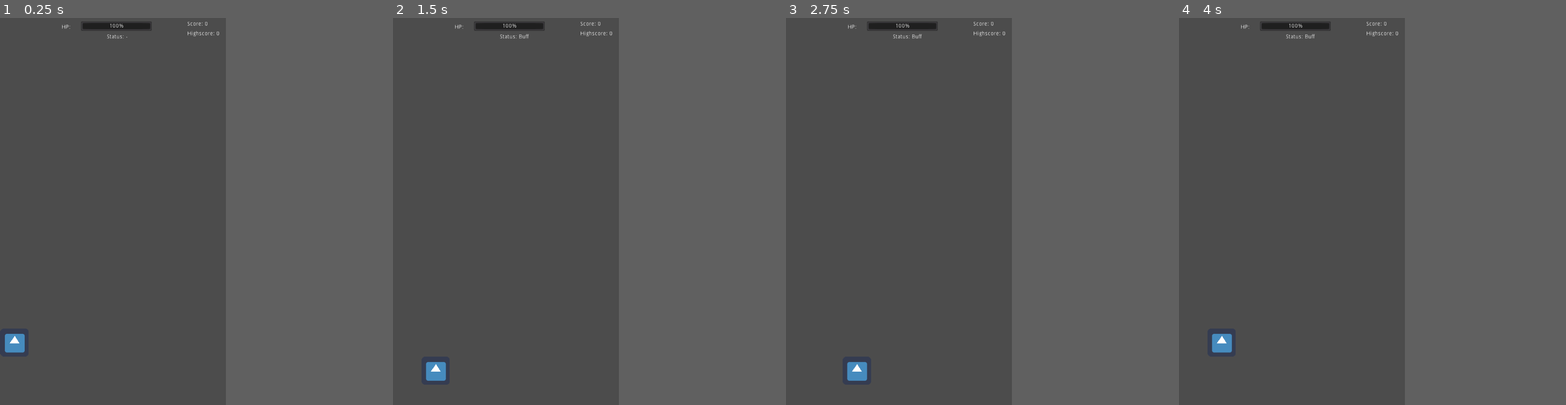
Above: before the commit, frames 1-4 (left to right).
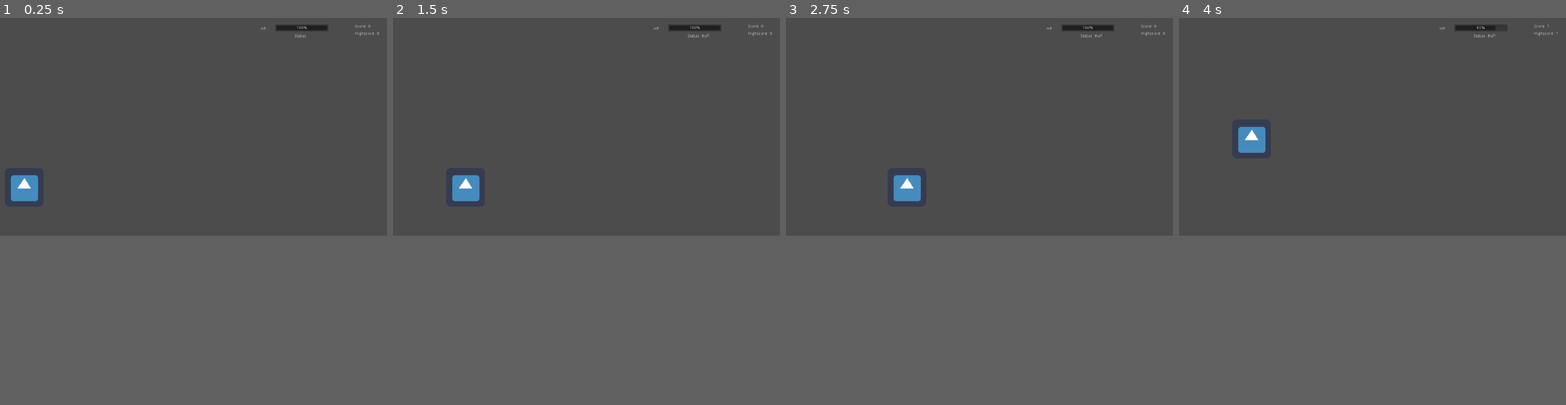
Above: after the commit, the same moments.

Repository: elonsquidion/Fall-into-the-Red-Herring
Game: Godot game, scene res://Scenes/main.tscn
Two runs of this game, one before a commit and one after it. Both use one fixed random seed, a clock stepped at 60 frames per second and the inputs below. The engine's default icon, where the game draws it, is replaced by a stand-in: a white triangle on a blue panel in a dark square.
Inputs:
- Up to frame 1 (0.25 s): no input
- Up to frame 2 (1.5 s): tap Enter at 0.5 s; hold D (right) 0.53-1.28 s; tap Space (activate_buff) at 0.6, 1.25, 1.35 s; hold S (down) from 1.28 s (still down)
- Up to frame 3 (2.75 s): tap Enter at 2 s; release S (down) at 2.03 s; hold D (right) from 2.03 s (still down); tap Space (activate_buff) at 2.1 s
- Up to frame 4 (4 s): tap Space (activate_buff) at 2.75, 2.85, 3.6 s; release D (right) at 2.78 s; hold W (up) 2.78-3.53 s; tap Enter at 3.5 s; hold A (left) from 3.53 s (still down)
The window is 467x800 before the commit and 800x450 after it. Grey fills any space a smaller window leaves; there, only what the larger window draws over its background counts as a difference.

The runs differ from the first frame. In frame 1, 1.4% of the frame differs, in the area x 1-98%, y 1-87%; in frame 2, 1.4%, in the area x 8-98%, y 1-94%; in frame 3, 1.4%; in frame 4, 1.4%.

Commit message:
window size and cleansing
sumpah window sizenya aneh anjir, bodo amat lah ya ngikutin kata axel aja

Diff:
--- a/root/Assets/Script/Player.gd
+++ b/root/Assets/Script/Player.gd
@@ -12,33 +12,32 @@
 func _ready():
 #	reset_highscore()
 	load_score()
-	print(highscore)
 	var score_bar = get_parent().get_node("Highscore")
 	score_bar.text = "Highscore: " + str(highscore)
 
 func _process(_delta):
 	highscore = max(highscore, score)
-#	print(highscore)
+
+func _physics_process(_delta):
+	mechanics()
+
+	if Input.is_action_just_pressed("activate_buff"):
+		buff()
+
+	movement = move_and_slide(movement)
 
 func load_score():
 	var f = File.new()
 	if f.file_exists(highscore_file):
 		f.open(highscore_file, File.READ)
 		var content = f.get_as_text()
-		print(content)
 		highscore = int(content)
 		f.close()
 
 func save_score(new):
 	var f = File.new()
 	f.open(highscore_file, File.WRITE)
-	print("oii jancokkk")
-	print(str(highscore))
 	f.store_string(str(new))
-	f.close()
-	f.open(highscore_file, File.READ)
-	var content = f.get_as_text()
-	print(content)
 	f.close()
 
 func reset_highscore():
@@ -78,23 +77,16 @@
 	pass
 
 func mechanics():
-	if Input.is_action_just_pressed("right"):
-		global_position.x += 70
-	elif Input.is_action_just_pressed("left"):
-		global_position.x -= 70
+	if Input.is_action_just_pressed("right") and position.x < 1200:
+		global_position.x += 160
+	elif Input.is_action_just_pressed("left") and position.x > 80:
+		global_position.x -= 160
 
-	if Input.is_action_just_pressed("down"):
-		global_position.y += 70
+	if Input.is_action_just_pressed("down") and position.y < 560:
+		global_position.y += 160
 	elif Input.is_action_just_pressed("up"):
-		global_position.y -= 70
+		global_position.y -= 160
 
-func _physics_process(_delta):
-	mechanics()
-
-	if Input.is_action_just_pressed("activate_buff"):
-		buff()
-
-	movement = move_and_slide(movement)
 
 func take_damage(body, damage):
 	var hp_bar = body.get_parent().get_node("HP Bar")
--- a/root/Assets/Script/Spike Setter.gd
+++ b/root/Assets/Script/Spike Setter.gd
@@ -11,8 +11,8 @@
 	var spike_instance = spike.instance()
 	var index = randi() % spawn_positions.size()
 	spike_instance.global_position = spawn_positions[index].global_position
-	if index == 0 or index == 2:
-		spike_instance.scale.x = 5
-	else:
-		spike_instance.scale.x = 7
+#	if index == 0 or index == 2:
+#		spike_instance.scale.x = 5
+#	else:
+#		spike_instance.scale.x = 8
 	add_child(spike_instance)
--- a/root/Scenes/Player.tscn
+++ b/root/Scenes/Player.tscn
@@ -4,7 +4,7 @@
 [ext_resource path="res://icon.png" type="Texture" id=2]
 
 [sub_resource type="RectangleShape2D" id=1]
-extents = Vector2( 30.5, 30.625 )
+extents = Vector2( 64, 64 )
 
 [node name="Player" type="KinematicBody2D"]
 script = ExtResource( 1 )
@@ -13,5 +13,5 @@
 shape = SubResource( 1 )
 
 [node name="Sprite" type="Sprite" parent="."]
-scale = Vector2( 1.09375, 1.07812 )
+scale = Vector2( 2, 2 )
 texture = ExtResource( 2 )
--- a/root/Scenes/Spike Setter.tscn
+++ b/root/Scenes/Spike Setter.tscn
@@ -8,13 +8,13 @@
 [node name="Spike Positions" type="Node2D" parent="."]
 
 [node name="Left" type="Position2D" parent="Spike Positions"]
-position = Vector2( 210, 0 )
+position = Vector2( 480, 0 )
 
 [node name="Right" type="Position2D" parent="Spike Positions"]
-position = Vector2( 350, 0 )
+position = Vector2( 800, 0 )
 
 [node name="Center" type="Position2D" parent="Spike Positions"]
-position = Vector2( 280, 0 )
+position = Vector2( 640, 0 )
 
 [node name="Timer" type="Timer" parent="."]
 wait_time = 2.0
--- a/root/Scenes/Spike.tscn
+++ b/root/Scenes/Spike.tscn
@@ -3,12 +3,13 @@
 [ext_resource path="res://Assets/Script/Spike.gd" type="Script" id=1]
 
 [sub_resource type="RectangleShape2D" id=1]
-extents = Vector2( 35, 35 )
+extents = Vector2( 80, 80 )
 
 [sub_resource type="RectangleShape2D" id=2]
-extents = Vector2( 262.5, 5.25 )
+extents = Vector2( 594, 5.5 )
 
 [node name="Spike" type="Area2D"]
+scale = Vector2( 6, 0.5 )
 script = ExtResource( 1 )
 
 [node name="Spike Area" type="CollisionShape2D" parent="."]
@@ -22,9 +23,9 @@
 [node name="Point Area" type="Area2D" parent="."]
 
 [node name="Left" type="CollisionShape2D" parent="Point Area"]
-position = Vector2( -297.5, -19.25 )
+position = Vector2( -674, -19 )
 shape = SubResource( 2 )
 
 [node name="Right" type="CollisionShape2D" parent="Point Area"]
-position = Vector2( 297.5, -19.25 )
+position = Vector2( 674, -21.5 )
 shape = SubResource( 2 )
--- a/root/Scenes/main.tscn
+++ b/root/Scenes/main.tscn
@@ -1,36 +1,24 @@
-[gd_scene load_steps=8 format=2]
+[gd_scene load_steps=6 format=2]
 
-[ext_resource path="res://icon.png" type="Texture" id=1]
 [ext_resource path="res://Assets/Script/main.gd" type="Script" id=2]
 [ext_resource path="res://Scenes/Spike Setter.tscn" type="PackedScene" id=3]
 [ext_resource path="res://Assets/Script/Status.gd" type="Script" id=4]
-[ext_resource path="res://Assets/Script/Player.gd" type="Script" id=6]
-
-[sub_resource type="RectangleShape2D" id=1]
-extents = Vector2( 35, 35 )
+[ext_resource path="res://Scenes/Player.tscn" type="PackedScene" id=5]
 
 [sub_resource type="RectangleShape2D" id=2]
-extents = Vector2( 279.875, 2.5 )
+extents = Vector2( 279.875, 7.375 )
 
 [node name="main" type="Node2D"]
 script = ExtResource( 2 )
 
-[node name="Player" type="KinematicBody2D" parent="."]
-position = Vector2( 35, 805 )
-script = ExtResource( 6 )
-
-[node name="Player Collison" type="CollisionShape2D" parent="Player"]
-shape = SubResource( 1 )
-
-[node name="Sprite" type="Sprite" parent="Player"]
-scale = Vector2( 1.09375, 1.07812 )
-texture = ExtResource( 1 )
+[node name="Player" parent="." instance=ExtResource( 5 )]
+position = Vector2( 80, 560 )
 
 [node name="HP Bar" type="ProgressBar" parent="."]
-margin_left = 200.0
-margin_top = 8.0
-margin_right = 376.0
-margin_bottom = 32.0
+margin_left = 910.0
+margin_top = 21.0
+margin_right = 1086.0
+margin_bottom = 45.0
 max_value = 5.0
 value = 5.0
 allow_lesser = true
@@ -43,10 +31,10 @@
 text = "HP:"
 
 [node name="Buff Status" type="Label" parent="."]
-margin_left = 264.0
-margin_top = 40.0
-margin_right = 353.0
-margin_bottom = 54.0
+margin_left = 974.0
+margin_top = 53.0
+margin_right = 1063.0
+margin_bottom = 67.0
 text = "Status: -"
 script = ExtResource( 4 )
 
@@ -55,23 +43,24 @@
 one_shot = true
 
 [node name="Score" type="Label" parent="."]
-margin_left = 464.0
-margin_top = 8.0
-margin_right = 515.0
-margin_bottom = 22.0
+margin_left = 1174.0
+margin_top = 21.0
+margin_right = 1225.0
+margin_bottom = 35.0
 text = "Score: 0"
 
 [node name="Highscore" type="Label" parent="."]
-margin_left = 464.0
-margin_top = 32.0
-margin_right = 544.0
-margin_bottom = 46.0
+margin_left = 1174.0
+margin_top = 45.0
+margin_right = 1254.0
+margin_bottom = 59.0
 text = "Highscore: 0"
 
 [node name="Vanisher" type="Area2D" parent="."]
 
 [node name="Area Vanisher" type="CollisionShape2D" parent="Vanisher"]
-position = Vector2( 280, 960 )
+position = Vector2( 500, 730 )
+scale = Vector2( 3, 0.5 )
 shape = SubResource( 2 )
 
 [node name="Spike Setter" parent="." instance=ExtResource( 3 )]
--- a/root/project.godot
+++ b/root/project.godot
@@ -17,9 +17,8 @@
 
 [display]
 
-window/size/width=560
-window/size/height=960
-window/handheld/orientation="portrait"
+window/size/width=1280
+window/size/height=720
 window/stretch/mode="2d"
 window/stretch/aspect="keep"
 
